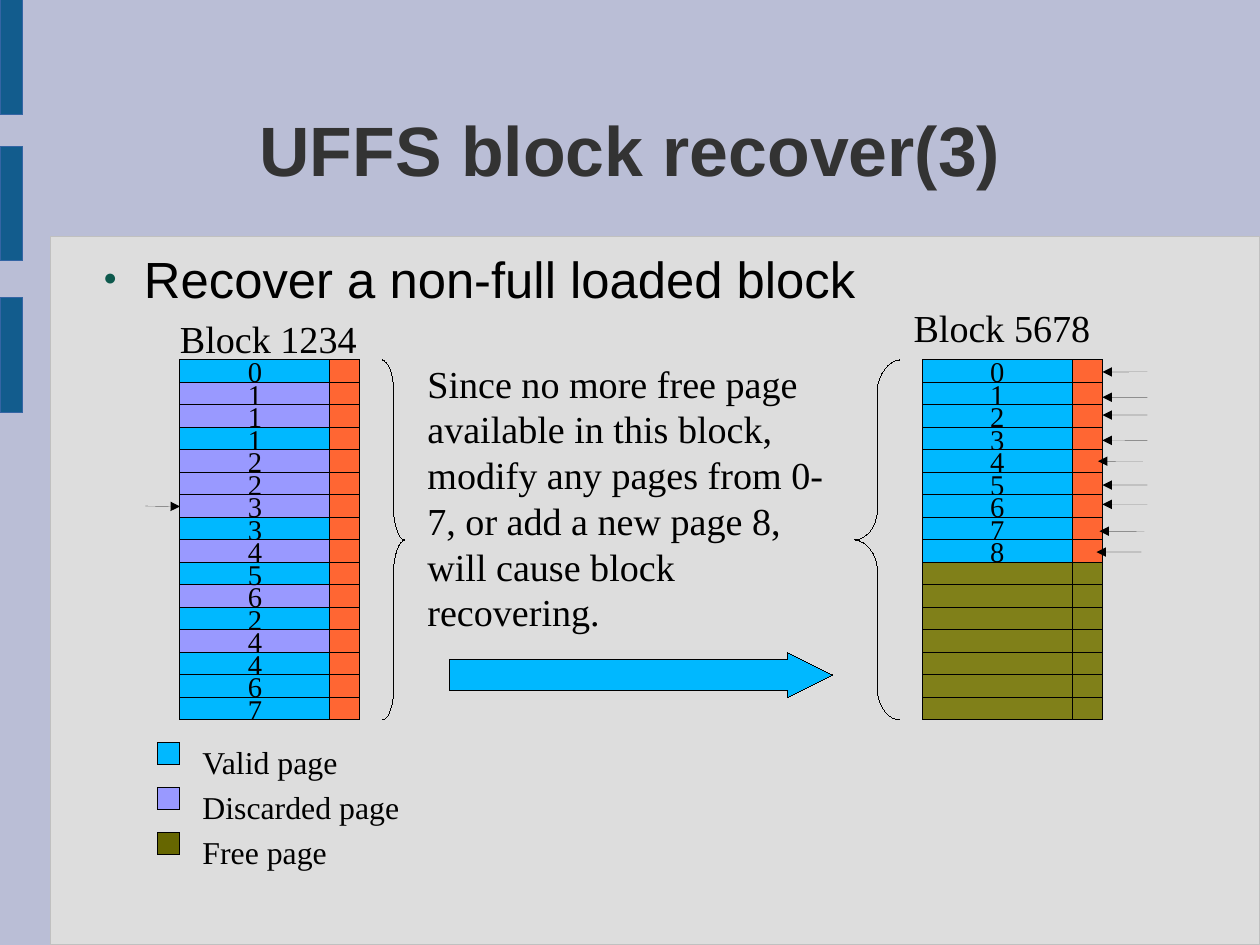
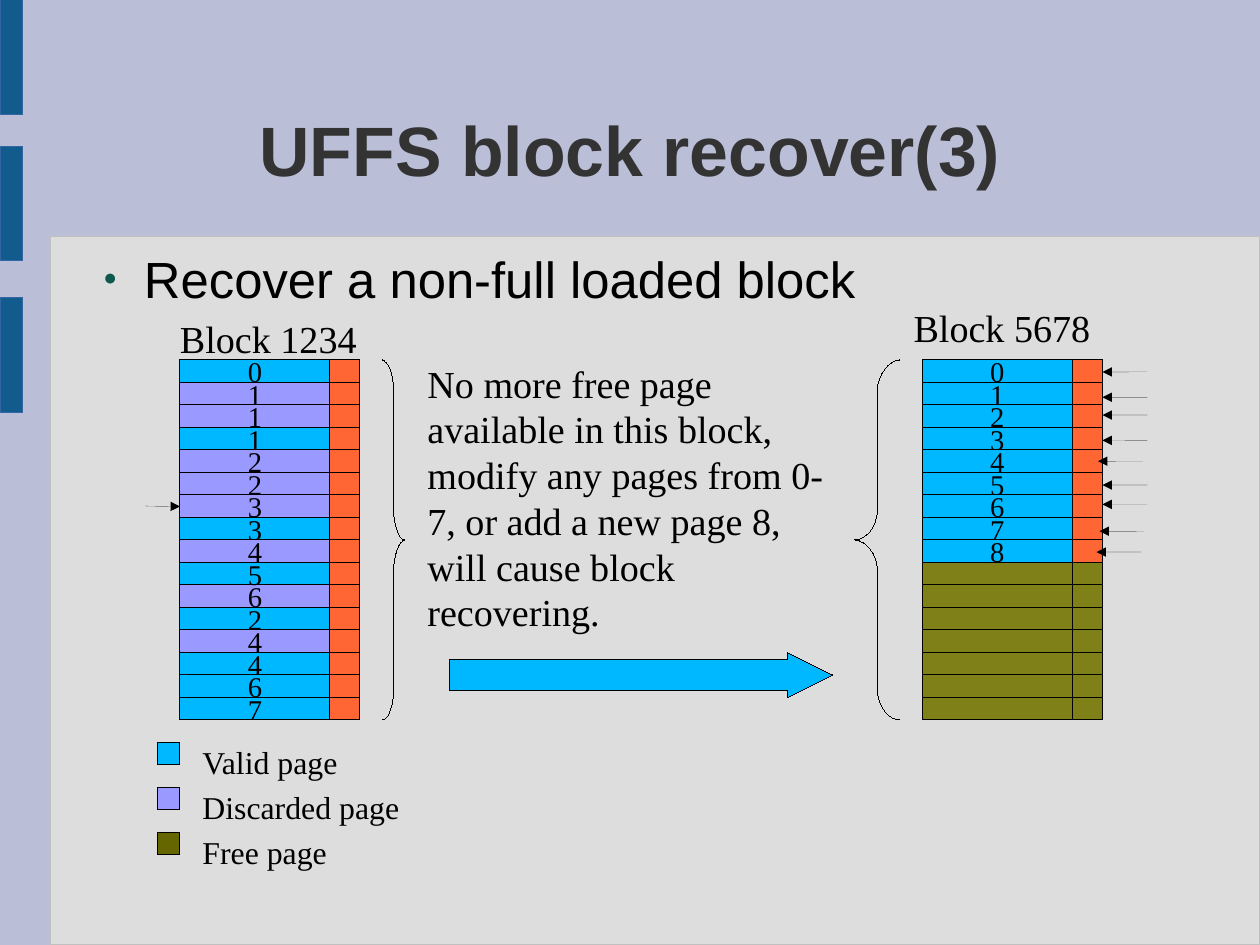
Before and after one commit to rickyzheng/uffs, a slide deck: slide 21 of doc/Understanding-UFFS.odp. Drawn at 1260x945 pixels with LibreOffice and Linux fonts; fonts in the diff are those of the drawing. Boxes give left, top, right and bottom in pixels: in the first picture for what was removed or moved away, otherwise in the second. Text is boxed around its words. In the diff, an @@ line names an element or a change of style, - is before the commit and + after.

```diff
--- a/doc/Understanding-UFFS.odp
+++ b/doc/Understanding-UFFS.odp
@@ text at [427,371,823,634]: text changed @@
-Since no more free page available in this block, modify any pages from 0-7, or add a new page 8, will cause block recovering.
+No more free page available in this block, modify any pages from 0-7, or add a new page 8, will cause block recovering.
```
Also in this commit, not shown: 4 other slides changed, 1 other file.
